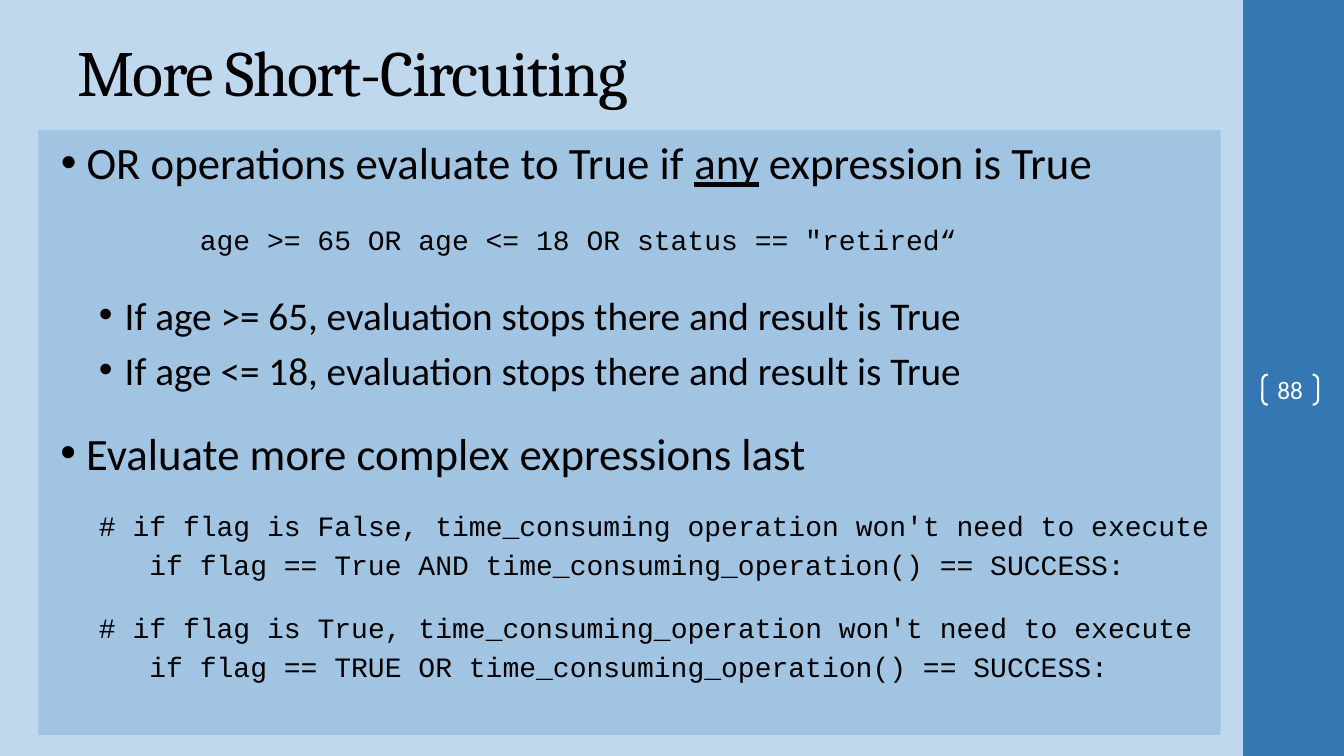
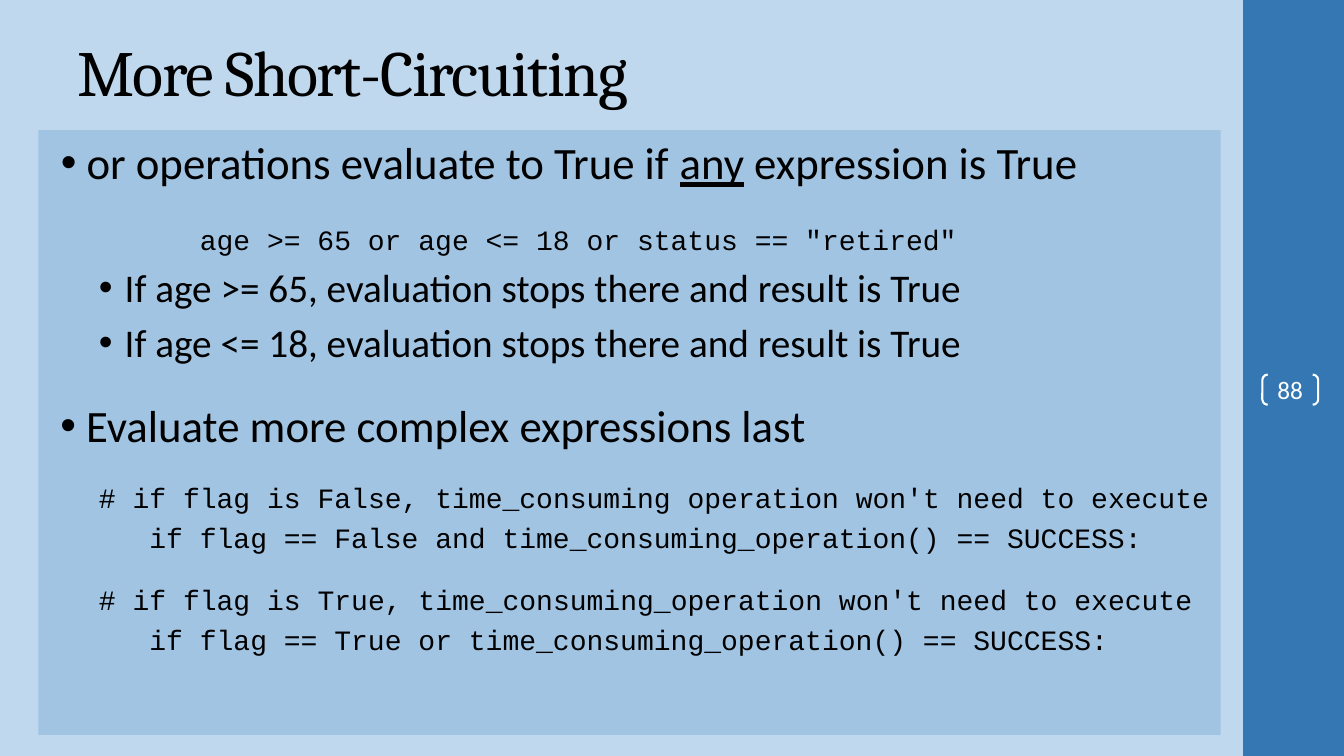
Before and after one commit to ProfSingletary/2023SpringNetworkScripting5Fridays, a slide deck: slide 88 of Day1.pptx. Drawn at 1344x756 pixels with LibreOffice and Linux fonts; fonts in the diff are those of the drawing; background and template pictures are left out. Boxes give left, top, right and bottom in pixels: in the first picture for what was removed or moved away, otherwise in the second. Text is boxed around its words. In the diff, an @@ line names an element or a change of style, - is before the commit and + after.

```diff
--- a/Day1.pptx
+++ b/Day1.pptx
@@ text at [87,148,1077,256]: text changed @@
-• OR operations evaluate to True if any expression is True
-age >= 65 OR age <= 18 OR status == "retired“
+• or operations evaluate to True if any expression is True
+age >= 65 or age <= 18 or status == "retired"
@@ text at [149,528,1142,554]: text changed @@
-if flag == True AND time_consuming_operation() == SUCCESS:
+if flag == False and time_consuming_operation() == SUCCESS:
@@ text at [149,630,1108,656]: text changed @@
-if flag == TRUE OR time_consuming_operation() == SUCCESS:
+if flag == True or time_consuming_operation() == SUCCESS:
```
Also in this commit, not shown: 14 other slides changed, 2 other files.
